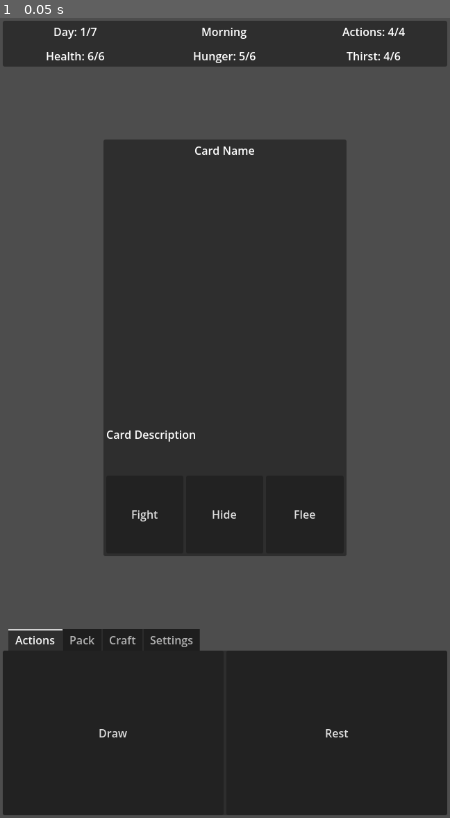
Above: before the commit, frame 1.
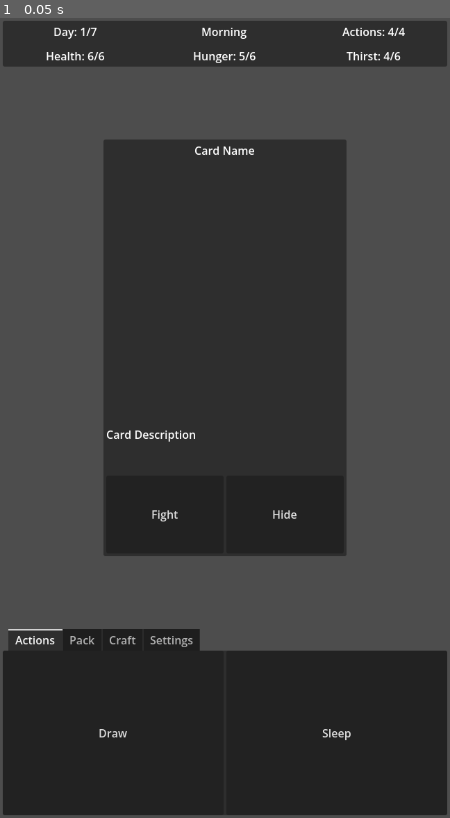
Above: after the commit, the same moment.

Repository: TheOnliestMattastic/Natural-One
Game: Godot game, scene res://scenes/game.tscn
Same seed, same stepped clock (60 frames per second), same inputs: the game is played once before the commit and once after it.
Inputs:
- Up to frame 1 (0.05 s): no input

The runs differ from the first frame. In frame 1, 0.2% of the frame differs, in the area x 29-78%, y 61-91%.

Commit message:
Created and configured button and cards scenes

Diff:
--- a/project.godot
+++ b/project.godot
@@ -16,6 +16,10 @@
 run/low_processor_mode=true
 config/icon="res://icon.svg"
 
+[autoload]
+
+EventBus="*uid://fujo6vwpq7pw"
+
 [display]
 
 window/size/viewport_width=648
--- /dev/null
+++ b/scenes/button.tscn
@@ -0,0 +1,10 @@
+[gd_scene format=3 uid="uid://dsm0gysm47txb"]
+
+[ext_resource type="Script" uid="uid://qxtbo2ug7jxn" path="res://scripts/button.gd" id="1_mi6dp"]
+
+[node name="Button" type="Button" unique_id=1965029988]
+size_flags_horizontal = 3
+size_flags_vertical = 3
+script = ExtResource("1_mi6dp")
+
+[connection signal="pressed" from="." to="." method="_on_pressed"]
--- a/scenes/card.tscn
+++ b/scenes/card.tscn
@@ -1,6 +1,7 @@
 [gd_scene format=3 uid="uid://yl33ltvvgh44"]
 
 [ext_resource type="Script" uid="uid://3kyhr2w6uaji" path="res://scripts/card.gd" id="1_d81rb"]
+[ext_resource type="PackedScene" uid="uid://dsm0gysm47txb" path="res://scenes/button.tscn" id="2_6u4wf"]
 
 [sub_resource type="StyleBoxEmpty" id="StyleBoxEmpty_pl73o"]
 
@@ -33,7 +34,6 @@
 
 [node name="Name" type="Label" parent="MarginContainer/VBoxContainer" unique_id=572454450]
 layout_mode = 2
-text = "Name"
 horizontal_alignment = 1
 vertical_alignment = 1
 
@@ -50,24 +50,17 @@
 [node name="RichTextLabel" type="RichTextLabel" parent="MarginContainer/VBoxContainer/Description" unique_id=49611460]
 layout_mode = 2
 bbcode_enabled = true
-text = "Some contextual information."
 vertical_alignment = 1
 
 [node name="Buttons" type="HBoxContainer" parent="MarginContainer/VBoxContainer" unique_id=1303281045]
 layout_mode = 2
 size_flags_vertical = 3
 
-[node name="Button1" type="Button" parent="MarginContainer/VBoxContainer/Buttons" unique_id=332849929]
+[node name="Button1" parent="MarginContainer/VBoxContainer/Buttons" unique_id=1965029988 instance=ExtResource("2_6u4wf")]
 layout_mode = 2
-size_flags_horizontal = 3
-text = "Option 1"
 
-[node name="Button2" type="Button" parent="MarginContainer/VBoxContainer/Buttons" unique_id=1032697082]
+[node name="Button2" parent="MarginContainer/VBoxContainer/Buttons" unique_id=622026557 instance=ExtResource("2_6u4wf")]
 layout_mode = 2
-size_flags_horizontal = 3
-text = "Option 2"
 
-[node name="Button3" type="Button" parent="MarginContainer/VBoxContainer/Buttons" unique_id=2083724815]
+[node name="Button3" parent="MarginContainer/VBoxContainer/Buttons" unique_id=170023242 instance=ExtResource("2_6u4wf")]
 layout_mode = 2
-size_flags_horizontal = 3
-text = "Option 3"
--- a/scenes/game.tscn
+++ b/scenes/game.tscn
@@ -1,6 +1,7 @@
 [gd_scene format=3 uid="uid://b8hmxj2dgu2ei"]
 
 [ext_resource type="PackedScene" uid="uid://yl33ltvvgh44" path="res://scenes/card.tscn" id="1_uwrxv"]
+[ext_resource type="PackedScene" uid="uid://dsm0gysm47txb" path="res://scenes/button.tscn" id="2_yqjtg"]
 
 [sub_resource type="StyleBoxEmpty" id="StyleBoxEmpty_e7i1q"]
 
@@ -113,17 +114,13 @@
 columns = 2
 metadata/_tab_index = 0
 
-[node name="Button" type="Button" parent="UI/MarginContainer/VBoxContainer/Bottom/Actions" unique_id=708111056]
+[node name="DrawButton" parent="UI/MarginContainer/VBoxContainer/Bottom/Actions" unique_id=1965029988 instance=ExtResource("2_yqjtg")]
 layout_mode = 2
-size_flags_horizontal = 3
-size_flags_vertical = 3
 text = "Draw"
 
-[node name="Button2" type="Button" parent="UI/MarginContainer/VBoxContainer/Bottom/Actions" unique_id=1128409805]
+[node name="SleepButton" parent="UI/MarginContainer/VBoxContainer/Bottom/Actions" unique_id=82622137 instance=ExtResource("2_yqjtg")]
 layout_mode = 2
-size_flags_horizontal = 3
-size_flags_vertical = 3
-text = "Rest"
+text = "Sleep"
 
 [node name="Pack" type="GridContainer" parent="UI/MarginContainer/VBoxContainer/Bottom" unique_id=1888671232]
 visible = false
--- /dev/null
+++ b/scripts/button.gd
@@ -0,0 +1,4 @@
+extends Button
+
+func _on_pressed() -> void:
+	print(text)
--- a/scripts/card.gd
+++ b/scripts/card.gd
@@ -19,3 +19,4 @@
 	button_1.set_text(option_1)
 	button_2.set_text(option_2)
 	button_3.set_text(option_3)
+	button_3.visible = false
--- /dev/null
+++ b/scripts/event_bus.gd
@@ -0,0 +1 @@
+extends Node
Not shown, added: scripts/button.gd.uid
Not shown, added: scripts/event_bus.gd.uid
